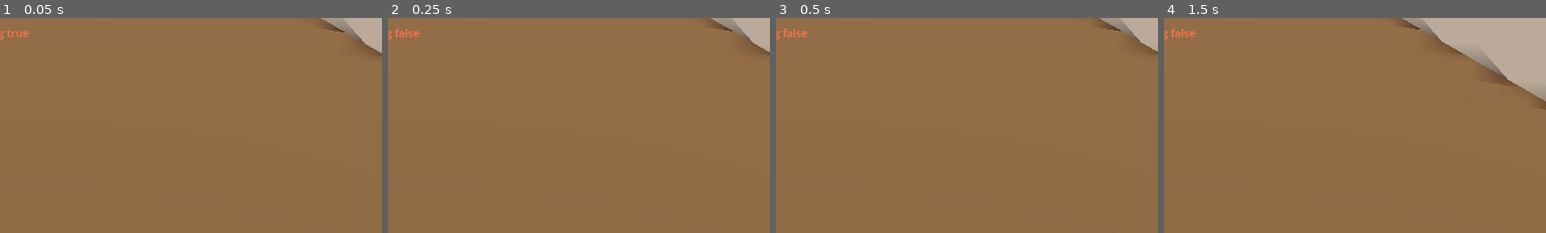
Above: before the commit, frames 1-4 (left to right).
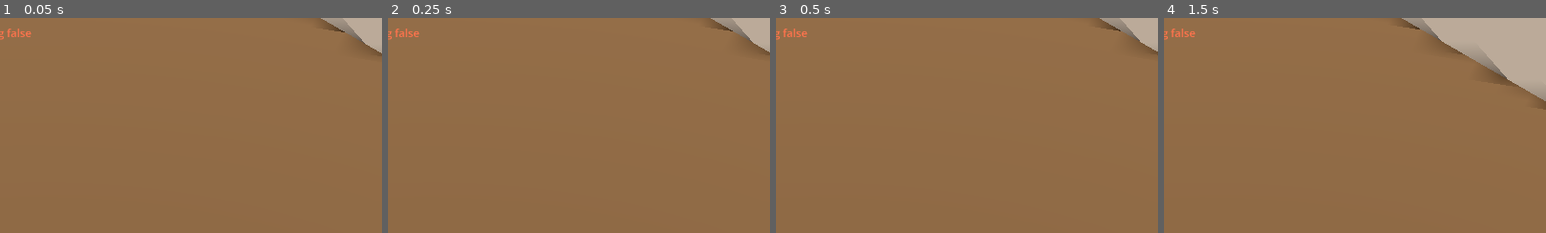
Above: after the commit, the same moments.

Repository: hieubqdsm/crime-in-clock-tower
Game: Godot game, scene res://scenes/main/Main.tscn
Same seed, same stepped clock (60 frames per second), same inputs: the game is played once before the commit and once after it.
Inputs:
- Up to frame 1 (0.05 s): no input
- Up to frame 2 (0.25 s): no input
- Up to frame 3 (0.5 s): no input
- Up to frame 4 (1.5 s): hold D (move_right) 0.53-1.28 s; hold Shift (fast_walk) 0.53-1.28 s; hold S (move_down) from 1.28 s (still down); tap Ctrl (sprint) at 1.35 s
The pictures show only the part of the screen within x 44-94%, y 0-50%; the shares and areas given below are measured in that part.

The runs differ from the first frame. In frame 1, 0.1% of the frame differs, in the area x 2-9%, y 4-9%; in frame 2, nothing differs; in frame 3, nothing differs; in frame 4, nothing differs.

Commit message:
F-002 ROOT CAUSE #2: Godot 4 culls out-of-range 3D players permanently (no auto-resume) — tokens now self-manage lifecycle by listener distance (play on entry/stop on exit); 19/19 headless incl. range transitions

Diff:
--- a/scenes/token/sound_token.gd
+++ b/scenes/token/sound_token.gd
@@ -23,10 +23,24 @@
 		stream.loop = true
 	_audio.stream = stream
 	_glow.light_color = glow_color
-	_audio.play()
-	# NOTE: no watchdog — out-of-range culling by the engine is EXPECTED
-	# (playing goes false beyond max_distance); a restart loop would just
-	# fight it and make the state unreadable.
+
+
+func _process(_delta: float) -> void:
+	# Lifecycle by listener distance. A single play() in _ready is NOT enough:
+	# the engine deactivates out-of-range 3D players and (in Godot 4) never
+	# resumes them, so tokens that START beyond max_distance stayed silent
+	# forever (the F-002 "no sound" bug). Restart on entry instead.
+	if stream == null:
+		return
+	var listener := get_viewport().get_audio_listener_3d()
+	if listener == null:
+		return
+	var d := global_position.distance_to(listener.global_position)
+	if d <= _audio.max_distance:
+		if not _audio.playing:
+			_audio.play()
+	elif _audio.playing:
+		_audio.stop()
 
 
 func distance_to(player: Node3D) -> float:
--- a/tests/test_tokens.gd
+++ b/tests/test_tokens.gd
@@ -52,11 +52,30 @@
 			all_corners = false
 	_check(all_corners, "tokens cover the four room corners")
 
-	# Range semantics (out-of-range deactivation, in-range activation) cannot
-	# be asserted here: the headless build runs the Dummy audio driver, where
-	# AudioStreamPlayer3D.playing does not reflect the real activation logic.
-	# That part is verified on the WEB build (real audio driver) via the
-	# player telemetry: walk to a corner and watch `near`/`aud` in gameState.
+	# Range semantics with the player-mounted listener: tokens manage their
+	# own lifecycle (play on entry, stop on exit) because Godot 4 culls
+	# out-of-range 3D players PERMANENTLY (no auto-resume) — a one-shot play()
+	# in _ready left every start-out-of-range token silent forever.
+	var player := main.get_node("Player") as CharacterBody3D
+	var near_token := tokens[0] as Node3D
+	var near_audio := near_token.get_node("Sound") as AudioStreamPlayer3D
+	player.global_position = near_token.global_position + Vector3(0.5, 0, 0.5)
+	player.velocity = Vector3.ZERO
+	for i in 20:
+		await get_tree().physics_frame
+	_check(near_audio.playing, "token plays when the listener is in range")
+
+	player.global_position = Vector3(0, 0.1, 0)
+	player.velocity = Vector3.ZERO
+	for i in 30:
+		await get_tree().physics_frame
+	_check(not near_audio.playing, "token stops when the listener leaves range")
+
+	player.global_position = near_token.global_position + Vector3(0.5, 0, 0.5)
+	player.velocity = Vector3.ZERO
+	for i in 20:
+		await get_tree().physics_frame
+	_check(near_audio.playing, "token plays again on re-entry")
 
 	# The 3D audio listener must ride the PLAYER, not the camera: the iso
 	# camera hovers ~11 m away, so a camera-mounted listener keeps every token
